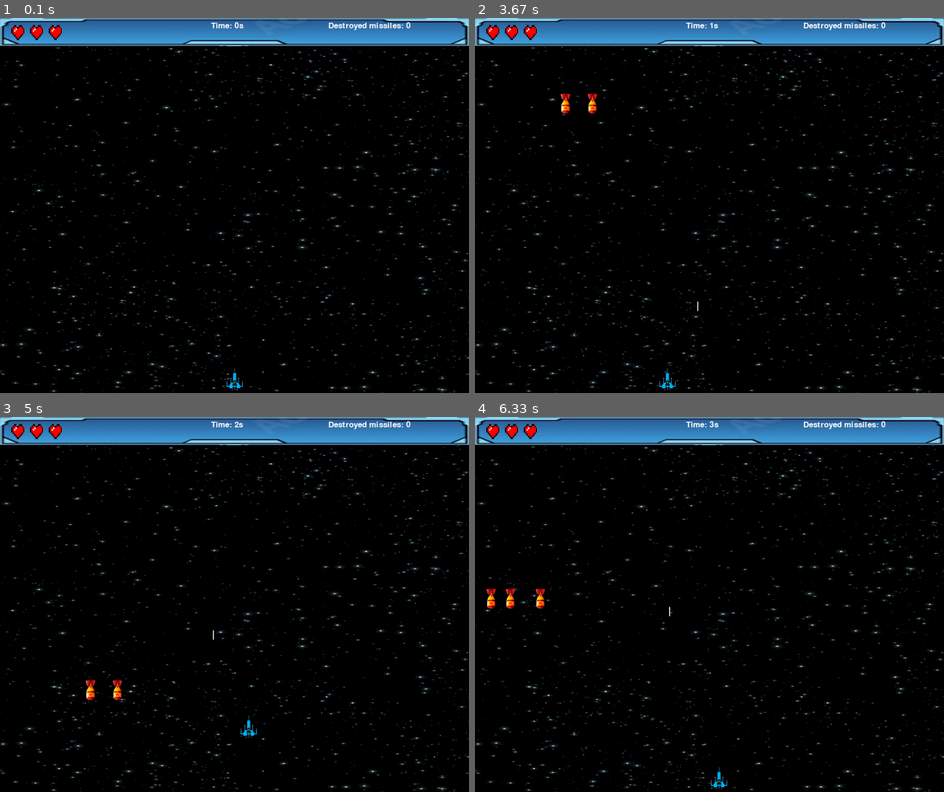
Above: before the commit, frames 1-4 (two rows, left to right).
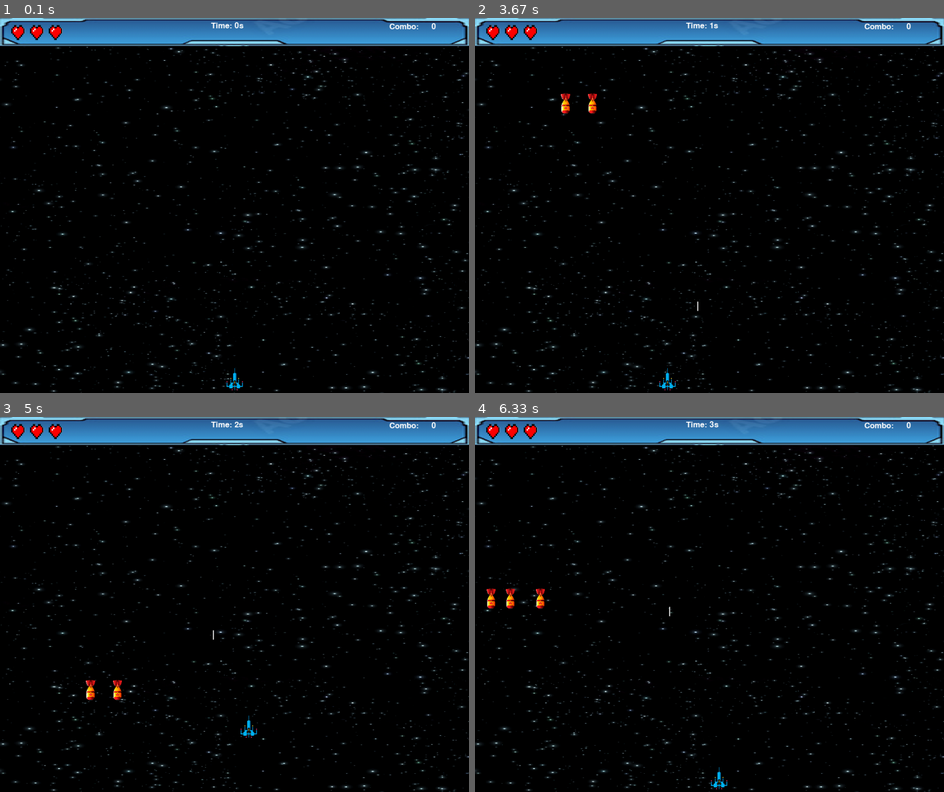
Above: after the commit, the same moments.

Repository: dimitar-st-atanasov/pygame_space_survivor
Game: pygame game, started from main.py
Same seed, same stepped clock (60 frames per second), same inputs: the game is played once before the commit and once after it.
Inputs:
- Up to frame 1 (0.1 s): no input
- Up to frame 2 (3.67 s): tap Esc at 0.33 s; hold Left from 3.37 s (still down); tap Space at 3.43 s
- Up to frame 3 (5 s): release Left at 3.9 s; hold Up 3.93-4.3 s; tap Space at 4, 4.4, 4.7 s; hold Right 4.33-4.97 s
- Up to frame 4 (6.33 s): hold Down 5-5.37 s; tap Space at 5.07, 5.47, 5.77, 5.97, 6.27 s; hold Left 5.4-5.87 s; hold Right from 5.9 s (still down)

The runs differ from the first frame. In frame 1, 0.2% of the frame differs, in the area x 70-93%, y 1-4%; in frame 2, 0.2%; in frame 3, 0.2%; in frame 4, 0.2%.

Commit message:
change color of combo number of destroyed missiles

Diff:
--- a/main.py
+++ b/main.py
@@ -54,25 +54,28 @@
 two_text = FONT.render("2", 1, "white")
 three_text = FONT.render("3", 1, "white")
 
-def draw(player, elapsed_time, missiles, lasers, live_hearts, hit, extra_points, shield_enabled, extra_live_hearts):
+def draw(player, elapsed_time, missiles, lasers, live_hearts, hit, combo_missile_destroyed, shield_enabled, extra_live_hearts):
 
     # Render and display background and toolbar
     WIN.blit(TOOLBAR, (0, 0))
     WIN.blit(BG, (0, 61))
 
-    # FIXME If decided to return the text of remaining lives
-    # Render and display remaining lives text
-    # remaining_lives_text = FONT.render(f"Remaining lives:", 1, "white")
-    # WIN.blit(remaining_lives_text, (25, 8))
-
     # Render and display destroyed missiles number
-    show_destroyed_missiles = FONT.render(f"Destroyed missiles: {len(extra_points)}", 1, "white")
-    WIN.blit(show_destroyed_missiles, (700, 8))
+    if combo_missile_destroyed < 15:
+        show_destroyed_missiles_number_text = FONT.render(f"{combo_missile_destroyed}", 1, "white")
+    elif combo_missile_destroyed >= 15 and combo_missile_destroyed < 30:
+        show_destroyed_missiles_number_text = FONT.render(f"{combo_missile_destroyed}", 1, "yellow")
+    elif combo_missile_destroyed >= 30 and combo_missile_destroyed < 50:
+        show_destroyed_missiles_number_text = FONT.render(f"{combo_missile_destroyed}", 1, "light blue")
+    elif combo_missile_destroyed >= 50:
+        show_destroyed_missiles_number_text = FONT.render(f"{combo_missile_destroyed}", 1, "green")
+
+    show_destroyed_missiles_text = FONT.render(f"Combo:", 1, "white")
+    WIN.blit(show_destroyed_missiles_text, (830, 10))
+    WIN.blit(show_destroyed_missiles_number_text, (920, 10))
 
     # Render and display live hearts
     for i in range(live_hearts):
-        # FIXME If decided to return the text of remaining lives
-        # WIN.blit(LIVE_HEART, (210 + i * 40, 10))
         WIN.blit(LIVE_HEART, (23 + i * 40, 13))
 
     # Render and display elapsed time
@@ -239,7 +242,7 @@
                         for _, text in zip(range(3, 0, -1), [three_text, two_text, one_text]):
                             WIN.blit(BG, (0, 61))
                             WIN.blit(TOOLBAR, (0, 0))
-                            draw(player, elapsed_time, missiles, lasers, live_hearts, hit, extra_points, shield_enabled, extra_live_hearts)
+                            draw(player, elapsed_time, missiles, lasers, live_hearts, hit, combo_missile_destroyed, shield_enabled, extra_live_hearts)
 
                             WIN.blit(text, (WIDTH / 2 - text.get_width() / 2, HEIGHT / 2 - text.get_height() / 2))
                             pygame.display.update()
@@ -338,7 +341,7 @@
                 total_points_text = FONT.render(f"Total points: {total_extra_points}", 1, "white")
                 WIN.blit(total_points_text, (WIDTH / 2 - len(str(total_extra_points)) * 10 - points_text.get_width() / 2, HEIGHT / 2 - points_text.get_height() / 2))
                 pygame.display.update()
-                pygame.time.delay(20)
+                pygame.time.delay(10)
 
             # raise smoothly whole text with 100 pixels
             up_rising = 0
@@ -376,7 +379,7 @@
                 run = False
                 break
 
-        draw(player, elapsed_time, missiles, lasers, live_hearts, hit, extra_points, shield_enabled, extra_live_hearts)
+        draw(player, elapsed_time, missiles, lasers, live_hearts, hit, combo_missile_destroyed, shield_enabled, extra_live_hearts)
 
     pygame.quit()
 
